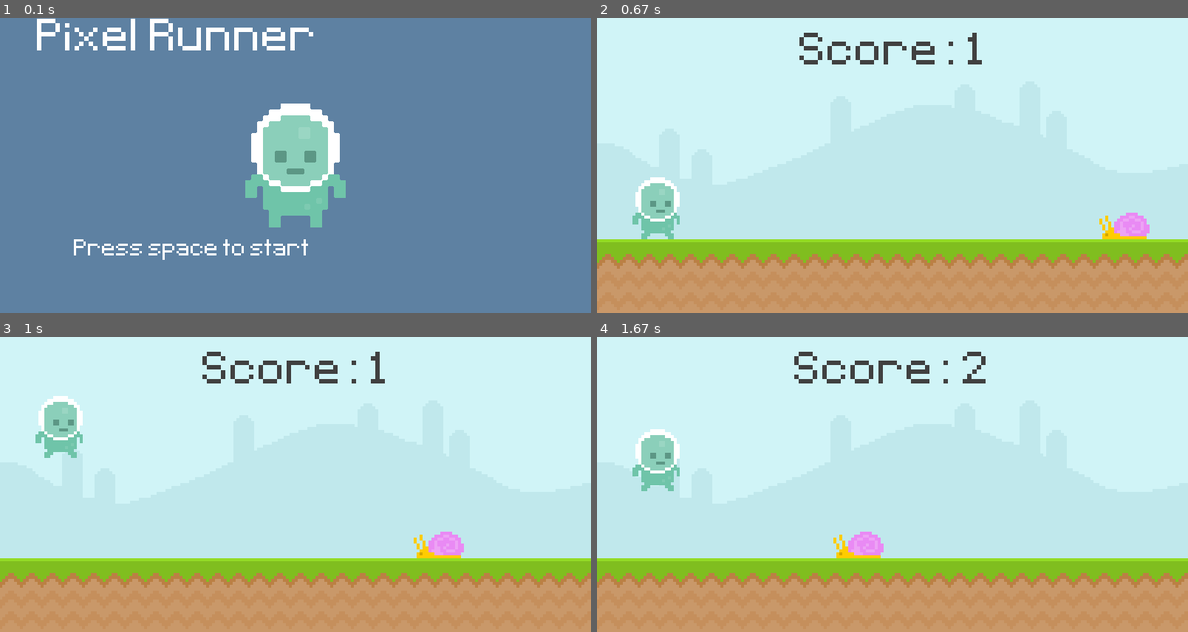
Above: before the commit, frames 1-4 (two rows, left to right).
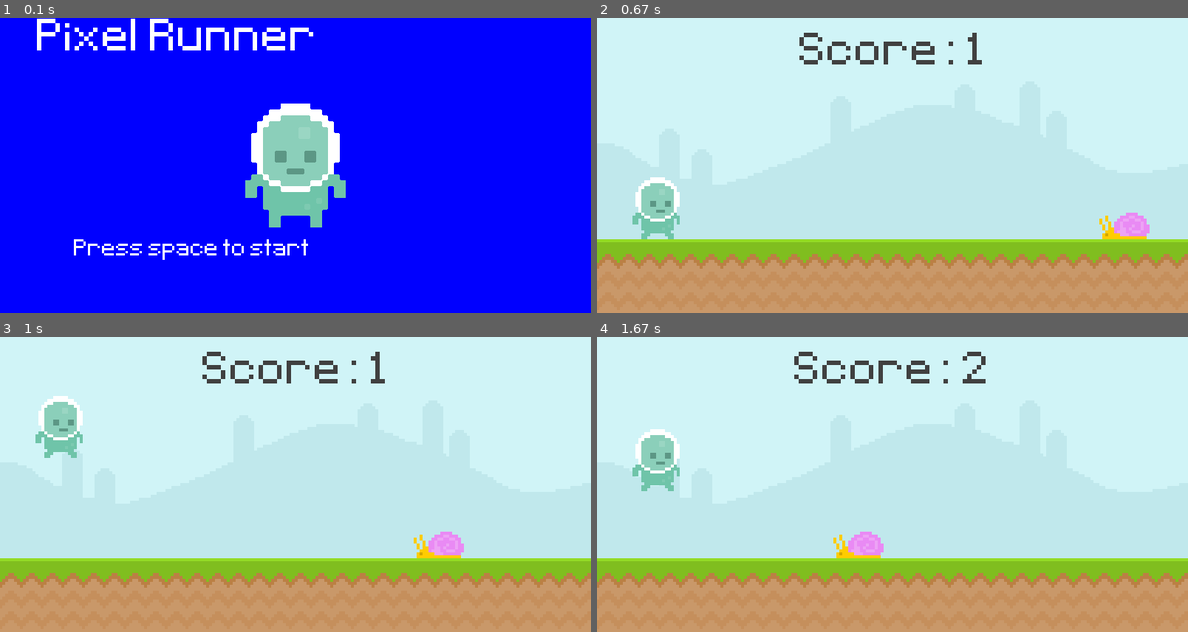
Above: after the commit, the same moments.

Repository: progchris00/Python-Projects
Game: pygame game, started from Pygames/Runner/main.py
Same seed, same stepped clock (60 frames per second), same inputs: the game is played once before the commit and once after it.
Inputs (mouse positions are in pixels of both pictures, inside the frame that each line leads up to):
- Up to frame 1 (0.1 s): no input
- Up to frame 2 (0.67 s): tap Space at 0.33 s
- Up to frame 3 (1 s): click (295, 502) at 0.72 s
- Up to frame 4 (1.67 s): click (1111, 587) at 1.55 s

The runs differ from the first frame. In frame 1, 93% of the frame differs, in the area x 0-100%, y 0-100%; in frame 2, nothing differs; in frame 3, nothing differs; in frame 4, nothing differs.

Commit message:
Change background color

Diff:
--- a/Pygames/Runner/main.py
+++ b/Pygames/Runner/main.py
@@ -70,7 +70,7 @@
             game_active = False
 
     else:
-        screen.fill((94, 129, 162))
+        screen.fill('Blue')
         top_message = test_font.render("Pixel Runner", False, "White")
         bottom_message = end_font.render("Press space to start", False, "White")
 
@@ -78,7 +78,5 @@
         screen.blits([(bottom_message, (100, 300)), (top_message, (50, 0))])
 
 
-
-
     pygame.display.update()
     clock.tick(60)
